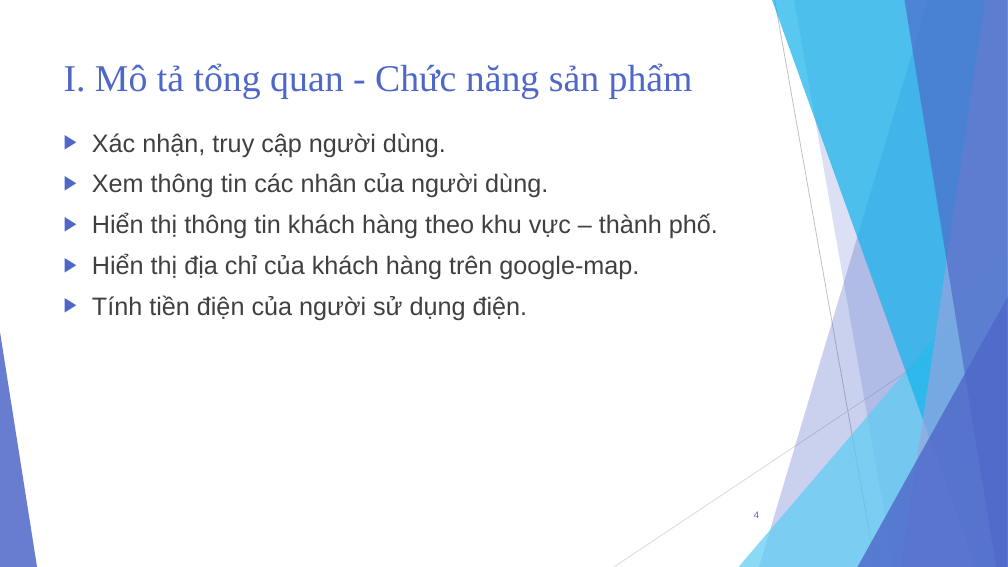
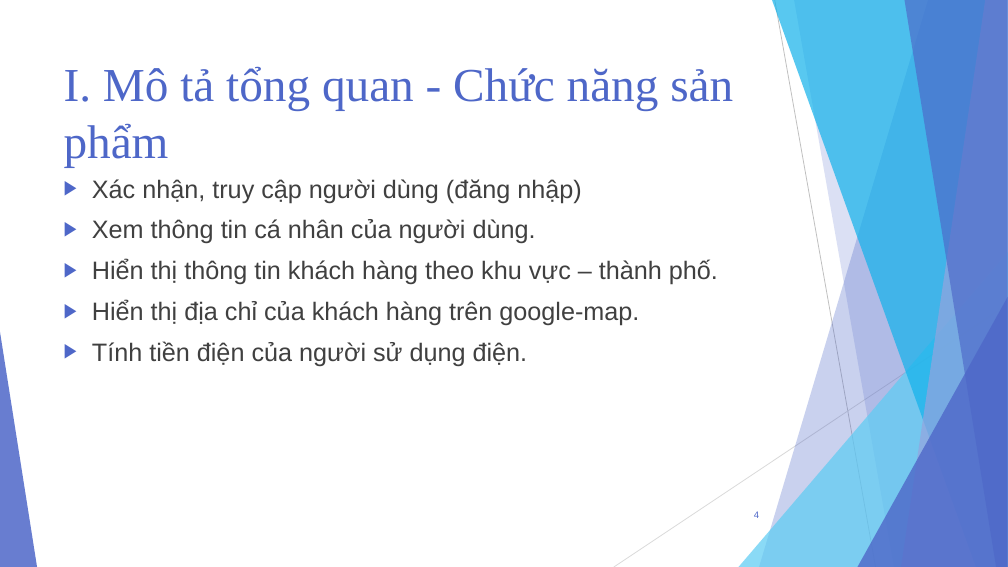
Before and after one commit to TMTAI/Android, a slide deck: slide 4 of Presentation-LuanVan.pptx. Drawn at 1008x567 pixels with LibreOffice and Linux fonts; fonts in the diff are those of the drawing. Boxes give left, top, right and bottom in pixels: in the first picture for what was removed or moved away, otherwise in the second. Text is boxed around its words. In the diff, an @@ line names an element or a change of style, - is before the commit and + after.

Commit message:
Chỉnh sửa lại giao diện. Sửa lại một số chức năng.

```diff
--- a/Presentation-LuanVan.pptx
+++ b/Presentation-LuanVan.pptx
@@ title "I. Mô tả tổng quan ..." at box(64, 66, 733, 167): size 36 to 45 pt @@
@@ text "Xác nhận, truy cập người ...": place and size @@
-text "Xác nhận, truy cập người ..." at box(92, 133, 718, 320)
+text "Xác nhận, truy cập người ..." at box(92, 179, 718, 366)
@@ text at box(92, 179, 581, 244): text changed @@
-▶ Xác nhận, truy cập người dùng.
-▶ Xem thông tin các nhân của người dùng.
+▶ Xác nhận, truy cập người dùng (đăng nhập)
+▶ Xem thông tin cá nhân của người dùng.
```
Also in this commit, not shown: 14 other slides changed, 11 slides added, 7 slides removed, 19 other files.
